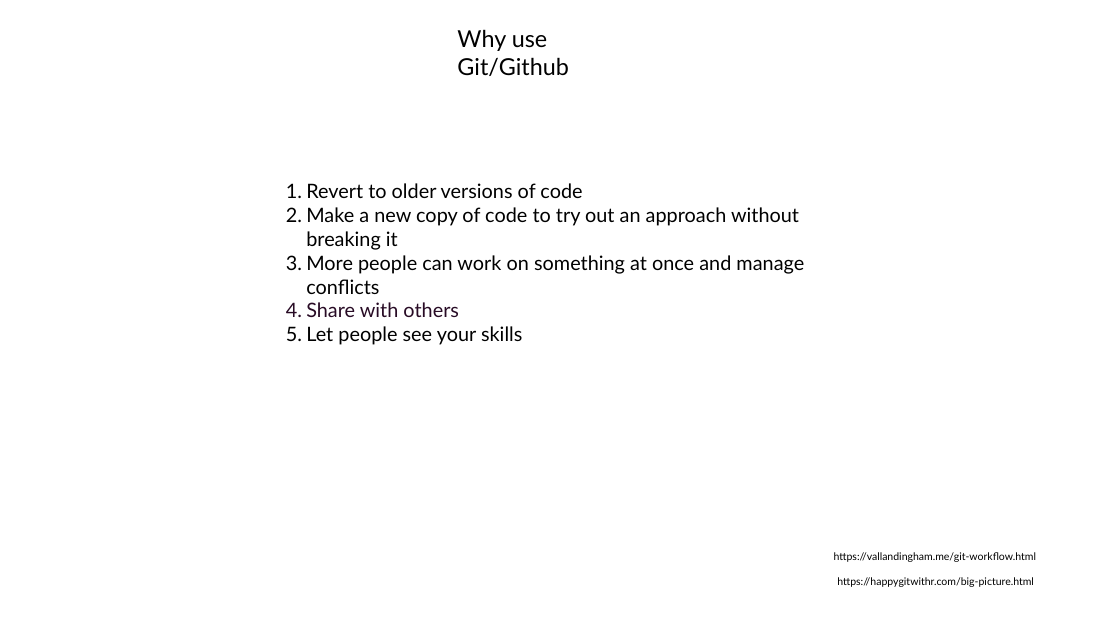
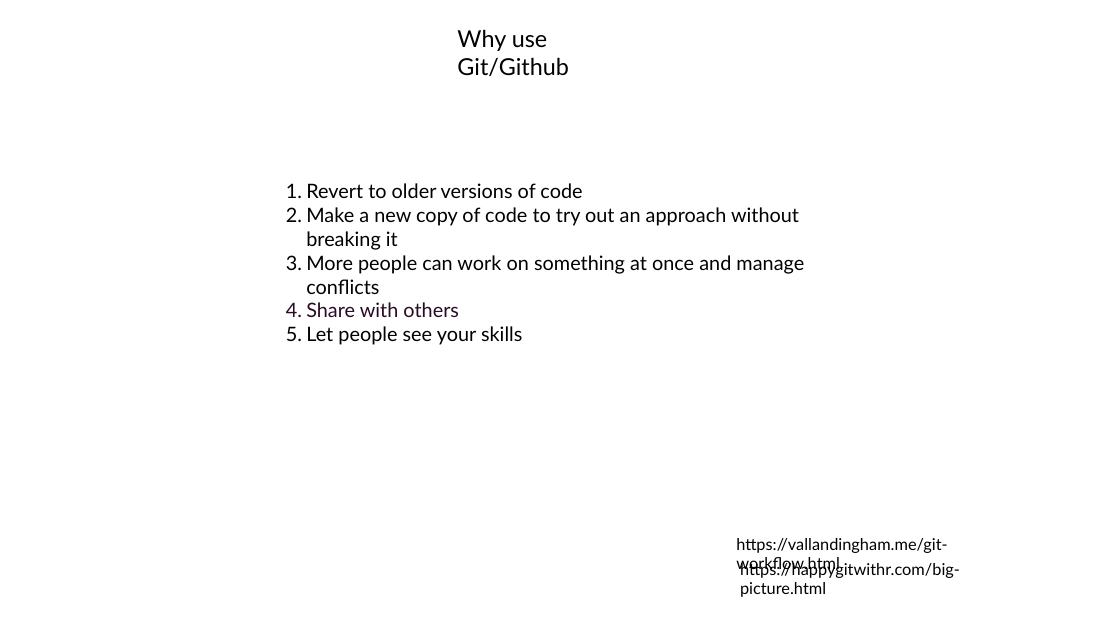
Before and after one commit to jraab/GNET749_RNAseq, a slide deck: slide 8 of lectures/2024_GNET749_Lecture1.pptx. Drawn at 1120x630 pixels with LibreOffice and Linux fonts; fonts in the diff are those of the drawing. Boxes give left, top, right and bottom in pixels: in the first picture for what was removed or moved away, otherwise in the second. Text is boxed around its words. In the diff, an @@ line names an element or a change of style, - is before the commit and + after.

```diff
--- a/lectures/2024_GNET749_Lecture1.pptx
+++ b/lectures/2024_GNET749_Lecture1.pptx
@@ text "https://vallandingham.me/git-workflow.html": place and size @@
-text "https://vallandingham.me/git-workflow.html" at (834, 552, 1036, 562)
+text "https://vallandingham.me/git-workflow.html" at (736, 538, 947, 574)
@@ text "https://vallandingham.me/git-workflow.html" at (736, 538, 947, 574): size 9 to 14 pt @@
@@ text "https://happygitwithr.com/big-picture.html" at (740, 561, 960, 597): size 9 to 14 pt @@
@@ text "https://happygitwithr.com/big-picture.html": place and size @@
-text "https://happygitwithr.com/big-picture.html" at (837, 577, 1034, 587)
+text "https://happygitwithr.com/big-picture.html" at (740, 561, 960, 597)
```
Also in this commit, not shown: 7 other slides changed, 1 other file.
